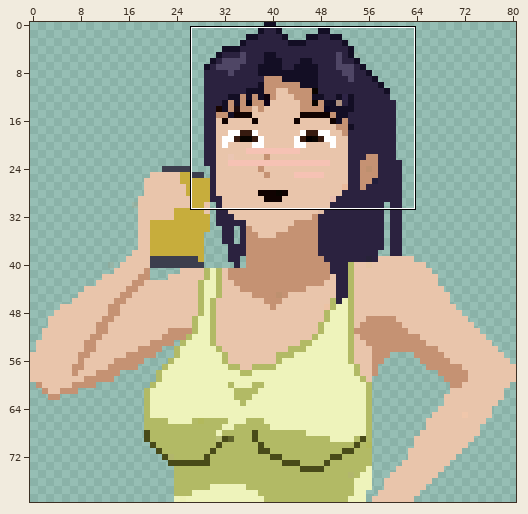
Two states of a sprite sheet, transparent-background/misato-pix-trans-beer.png. Above, an overview of the earlier version with the close-up marked.
Close-up. First the earlier version:
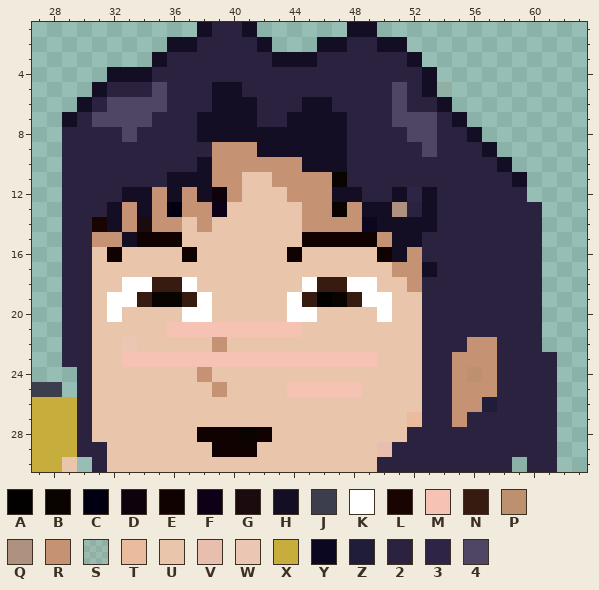
The file is 100x80 pixels. Colours within 5 levels of each other are drawn and written as one. Shown: x 27..63, y 1..30. The old version is drawn lined up with the new one, on the new canvas. The commit also changed other parts of the picture, which this record leaves out.
Palette (. is transparent): A #030000  B #090400  C #000010  D #0e020c  E #100201  F #0d0117  G #1b0b0e  H #130e24  J #3c3e4d  K #ffffff  L #180400  M #f6c2b4  N #371b10  P #bd906f  Q #ae917f  R #c59273  S #baa48f22  T #eabb9d  U #e9c5ab  V #e8beae  W #ebc6b3  X #c7ad3c  Y #0b0720  Z #201d3a  2 #2b223f  3 #2e2446  4 #4f4665
Now the later version:
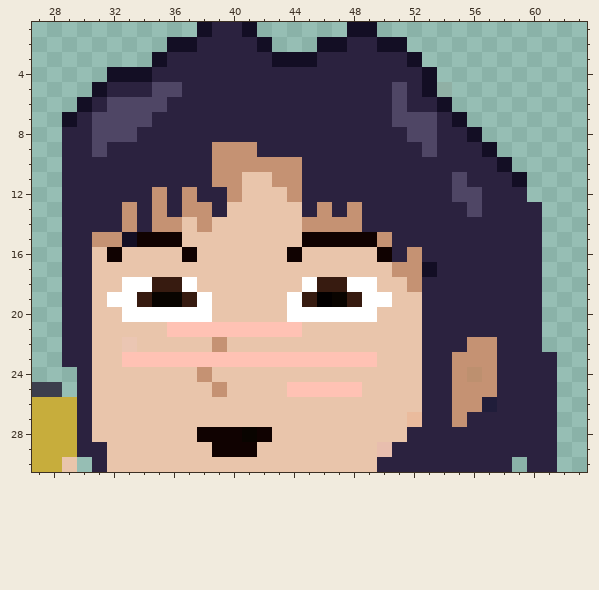
What changed:
canvas 100x80 -> 81x80, the old top-left corner now at -8,0 (the part of the old canvas that was cut away was empty and is not shown)
colour M: #f6c2b4 -> #ffc2b4
Changed rows in their new state; - is a pixel that keeps its letter.
first column x 31:
 5 -----4--22----------------
 6 --------222---22----------
 7 -------2222--2222---------
 8 44-----2222222222---------
 9 4----------222222---------
10 -------2------222---------
11 -----222------222-------4-
12 --22-2-22-----2222--222-44
13 -2-2-2--2-----2-2-222-2--4
14 22-2--------------22222---
15 --------------------22----
16 --------------------2-----
first column x 32:
20 UKKKK---------KKKKU
Changed places in both close-ups, as pixel boxes (x1, y1, x2, y2):
changed: (92, 82, 482, 397)
